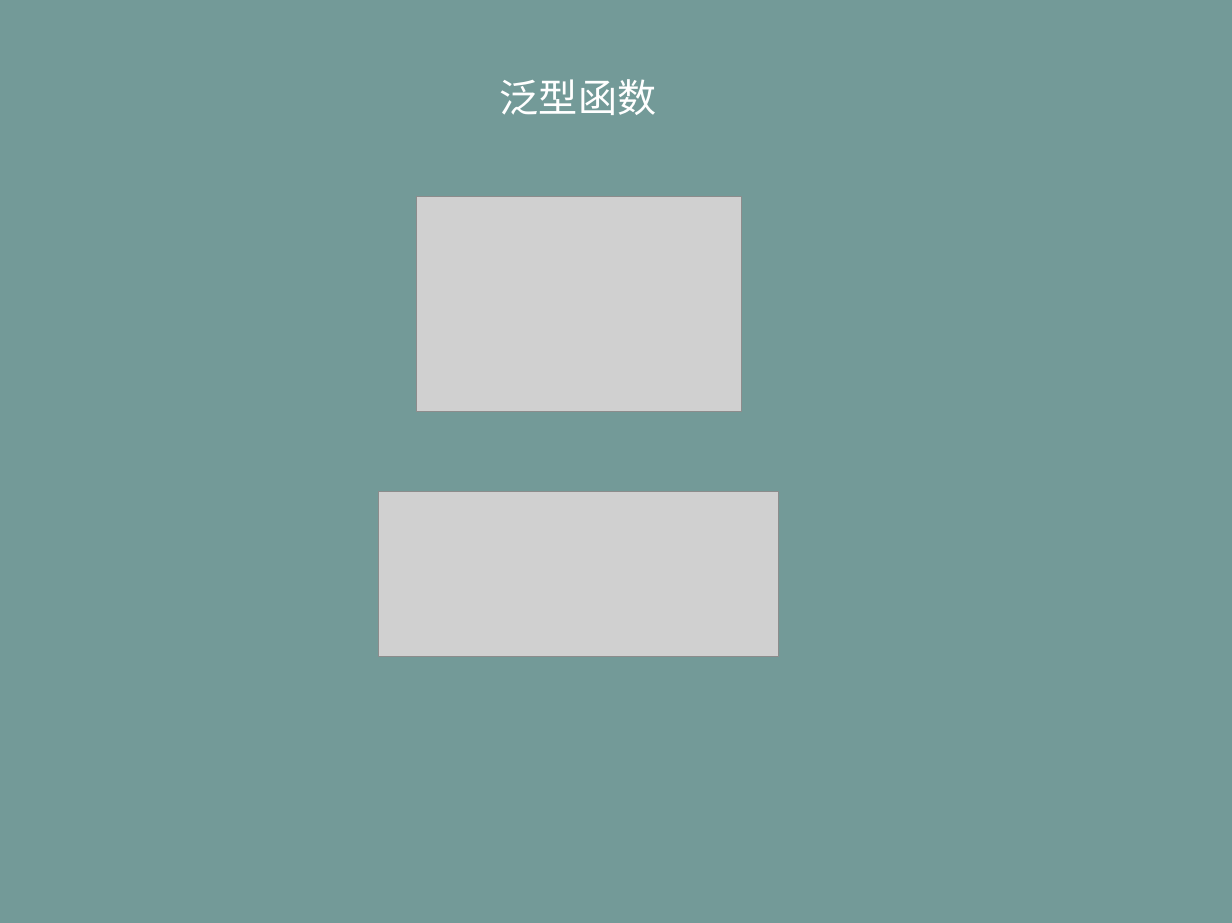
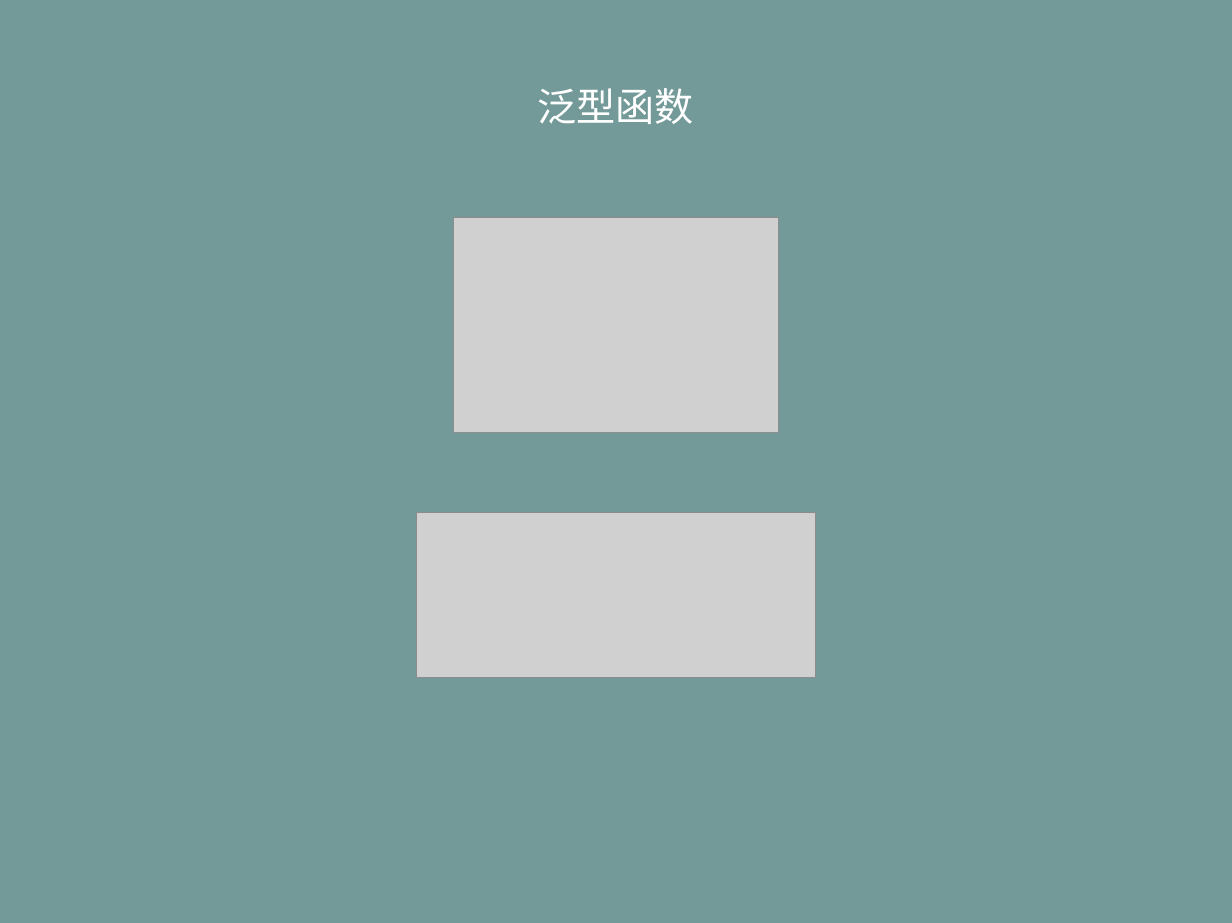
Before and after one commit to life0727/blog, a slide deck: slide 17 of ppt/typescript（二）.pptx. Drawn at 1232x923 pixels with LibreOffice and Linux fonts; fonts in the diff are those of the drawing; grey boxes stand for pictures. Boxes give left, top, right and bottom in pixels: in the first picture for what was removed or moved away, otherwise in the second. Text is boxed around its words. In the diff, an @@ line names an element or a change of style, - is before the commit and + after.

```diff
--- a/ppt/typescript（二）.pptx
+++ b/ppt/typescript（二）.pptx
@@ text "泛型函数": place and size @@
-text "泛型函数" at (500, 79, 656, 115)
+text "泛型函数" at (537, 88, 693, 124)
@@ picture: place and size @@
-picture at (416, 197, 741, 412)
+picture at (454, 217, 778, 433)
@@ picture: place and size @@
-picture at (379, 492, 778, 657)
+picture at (416, 512, 816, 677)
```
Also in this commit, not shown: 4 other slides changed, 5 slides added.
